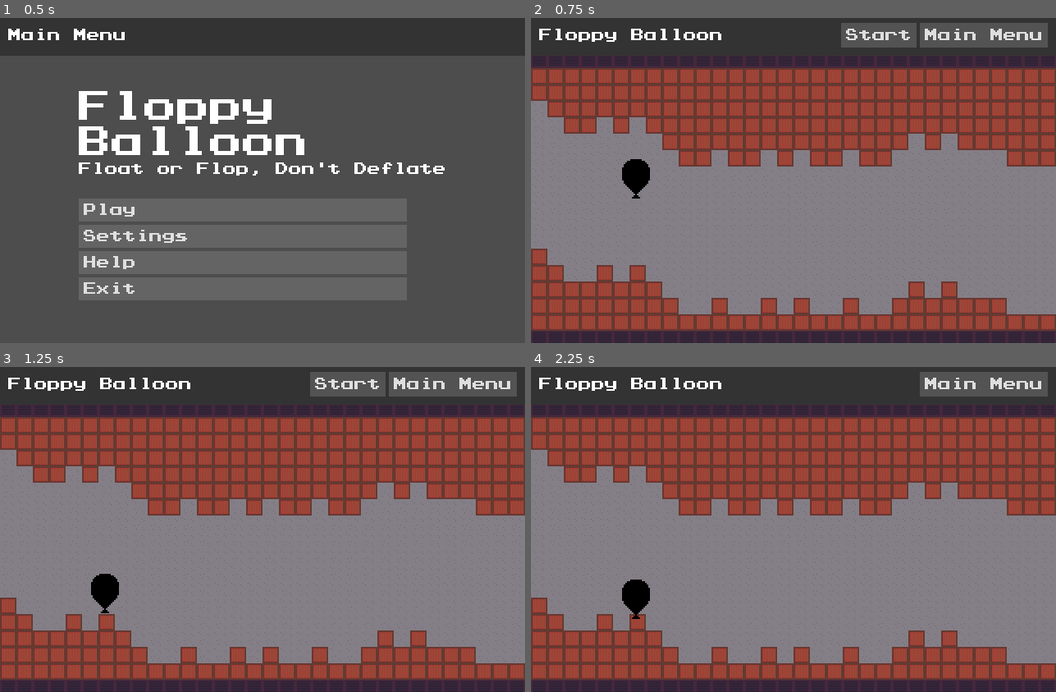
Above: before the commit, frames 1-4 (two rows, left to right).
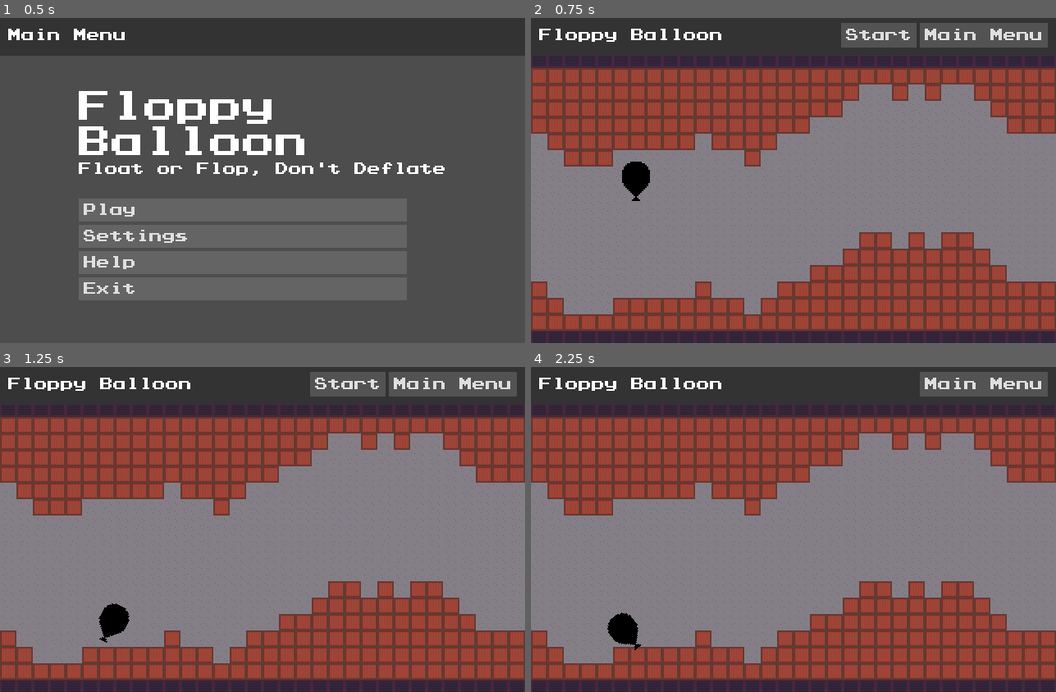
Above: after the commit, the same moments.

Repository: omniuni/Godot_Scroller_Floppy_Balloon
Game: Godot game, scene res://Scenes/screen_menu.tscn
Two runs of this game, one before a commit and one after it. Both use one fixed random seed, a clock stepped at 60 frames per second and the inputs below.
Inputs (mouse positions are in pixels of both pictures, inside the frame that each line leads up to):
- Up to frame 1 (0.5 s): no input
- Up to frame 2 (0.75 s): click "Play" at 0.5 s
- Up to frame 3 (1.25 s): no input
- Up to frame 4 (2.25 s): click "Start" at 1.25 s; move the mouse to (909, 510) at 2.02 s; click (909, 510) at 2.17 s

Frame 1 is identical in both runs. In frame 2, 22% of the frame differs, in the area x 0-100%, y 20-92%; in frame 3, 22%; in frame 4, 22%.

Commit message:
Handle debouncing input and random seed

Diff:
--- a/Scenes/item_balloon.tscn
+++ b/Scenes/item_balloon.tscn
@@ -39,3 +39,9 @@
 [node name="CollisionShape2D" type="CollisionShape2D" parent="RigidBodyBalloon"]
 position = Vector2(0, 4)
 shape = SubResource("CapsuleShape2D_igkki")
+
+[node name="Debouncer" type="Timer" parent="."]
+wait_time = 0.05
+autostart = true
+
+[connection signal="timeout" from="Debouncer" to="RigidBodyBalloon" method="_on_debouncer_timeout"]
--- a/Scripts/rigid_body_balloon.gd
+++ b/Scripts/rigid_body_balloon.gd
@@ -1,4 +1,20 @@
 extends RigidBody2D
+
+@export
+var Bump_Horizontal: int = 2
+@export
+var Bump_Vertical: int = 15 # make negative for "up"
+@export
+var Bop_Horizontal: int = 1 # make negative for "back"
+@export
+var Bop_Vertical: int = 5
+@export
+var Debounce_Rough_Msec: int = 100
+@export
+var Hit_Ratio: float = 0.6
+
+var bump_debounce: int = 0
+var bop_debounce: int = 0
 
 @onready
 var balloon: Sprite2D = $Balloon
@@ -10,10 +26,36 @@
 func _input(event: InputEvent) -> void:
 	var event_name: String = GameSettings.get_action_name(event)
 	if event_name.to_lower().contains("bump"):
-		do_jump()
+		do_bump(event)
+	if event_name.to_lower().contains("bop"):
+		do_bop(event)
 	pass
 
-func do_jump():
-	print("JUMP")
-	apply_central_impulse(Vector2i(2,-15))
+func do_bump(event: InputEvent):
+	print("do_bump")
+	print("bump_debounce "+str(bump_debounce))
+	if not event.is_echo():
+		print("Big Bump!")
+		apply_central_impulse(Vector2i(Bump_Horizontal,Bump_Vertical*-1))
+		bump_debounce=Debounce_Rough_Msec
+	if event.is_echo() and bump_debounce == 0:
+		print("Little Bump!")
+		apply_central_impulse(Vector2i(Bump_Horizontal,-1*Bump_Vertical*Hit_Ratio))
+		bump_debounce=Debounce_Rough_Msec
 	pass
+
+func do_bop(event: InputEvent):
+
+	pass
+
+
+func _on_debouncer_timeout() -> void:
+	if bump_debounce > 0:
+		bump_debounce-=50
+	if bump_debounce < 0:
+		bump_debounce = 0
+	if bop_debounce > 0:
+		bop_debounce-=50
+	if bop_debounce < 0:
+		bop_debounce = 0
+	pass
--- a/Scripts/sub_game.gd
+++ b/Scripts/sub_game.gd
@@ -9,7 +9,10 @@
 @onready
 var game_camera: Camera2D = $SubViewport.get_camera_2d()
 
+var generator = RandomNumberGenerator.new()
+
 func _ready() -> void:
+	generator.seed = GameSettings.Seed
 	floor_and_ceiling()
 	timerTerrain.start()
 	pass
@@ -43,9 +46,9 @@
 			print("Rendering new Column: "+str(i))
 
 			if(centerpoint == -1):
-				centerpoint = RandomNumberGenerator.new().randi_range(tile_row_ceiling, tile_row_floor)
+				centerpoint = generator.randi_range(tile_row_ceiling, tile_row_floor)
 			else:
-				centerpoint+=RandomNumberGenerator.new().randi_range(-1, 1)
+				centerpoint+=generator.randi_range(-1, 1)
 			if(centerpoint-width_half-1 < tile_row_ceiling): centerpoint = tile_row_ceiling+width_half+1
 			if(centerpoint+width_half+1 > tile_row_floor): centerpoint = tile_row_floor-width_half-1
 
